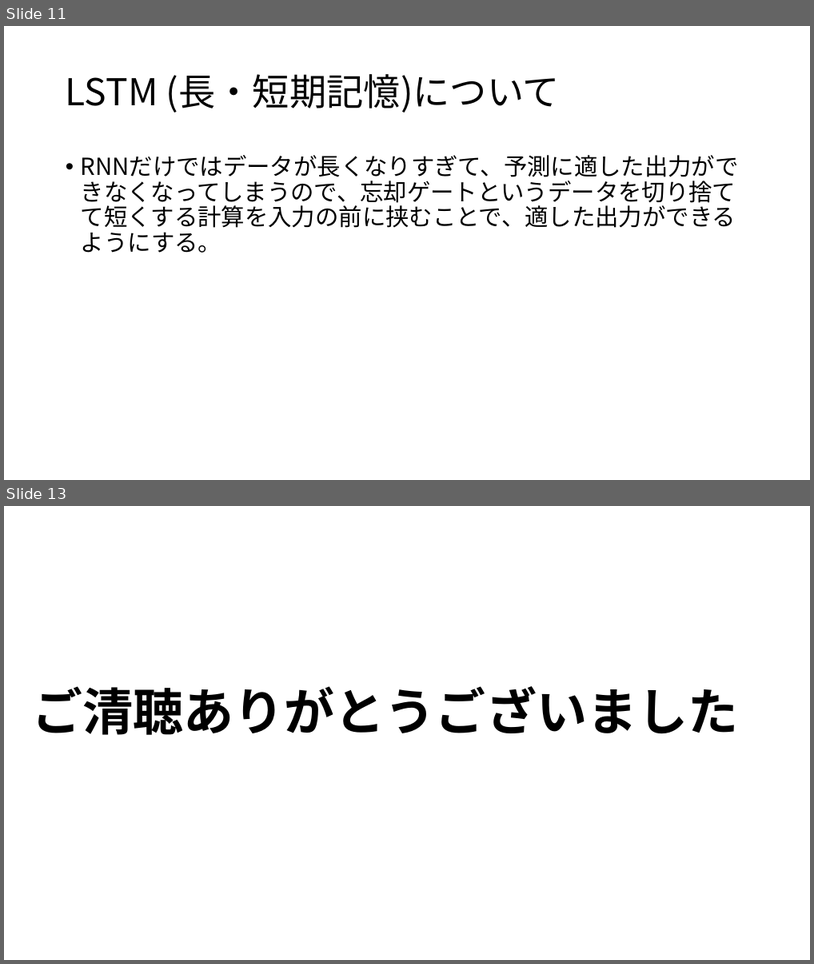
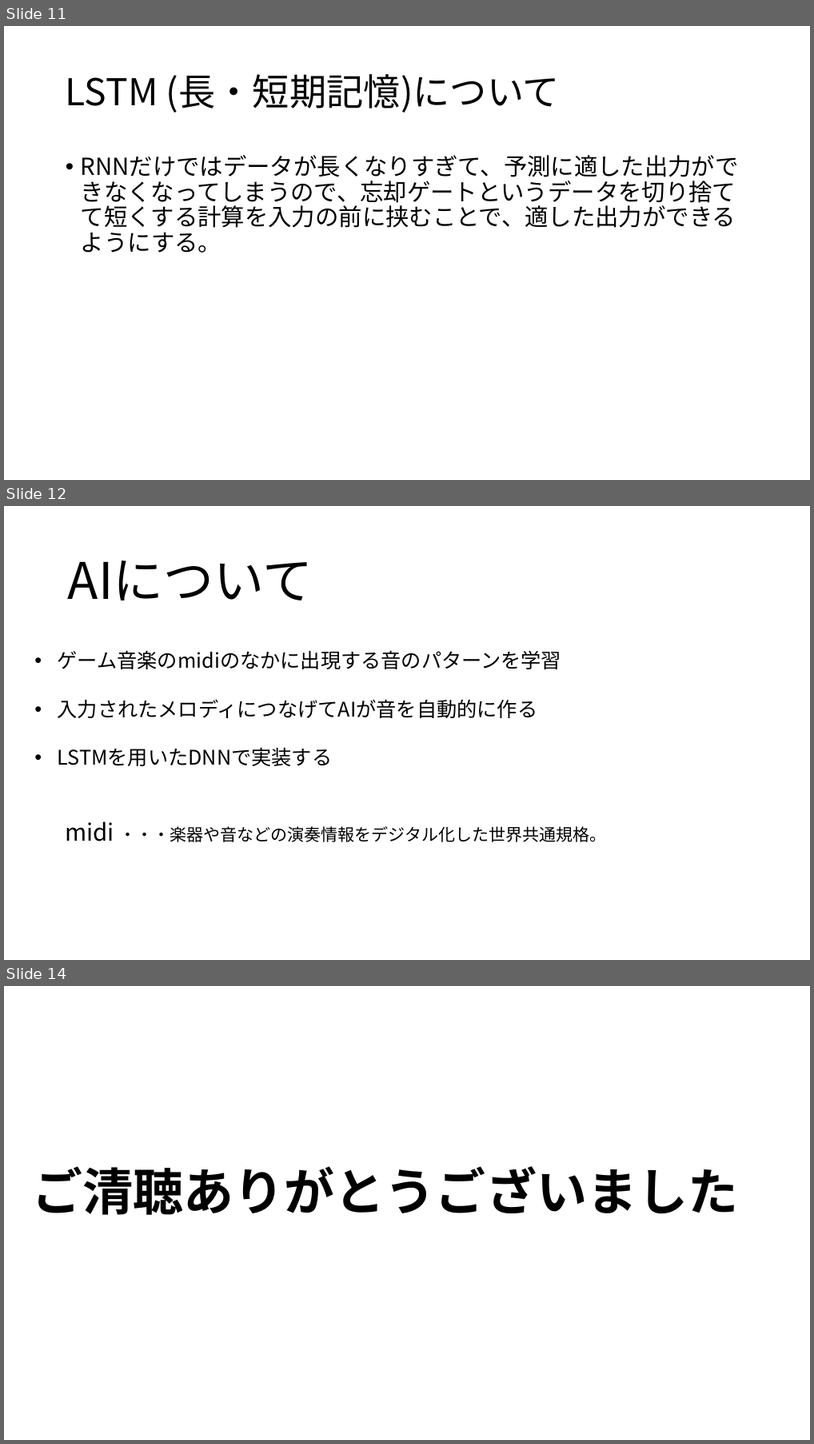
Before and after one commit to yoshitake266/bitComposer_prj, a slide deck: presentation/bit Composer.pptx. Shown one above the other, each under a label of ours: slides 11 and 13 before the commit, slides 11, 12 and 14 after it; the slides between them are not shown. The pictures are 814x964 and 814x1444 pixels, drawn with LibreOffice and Linux fonts; fonts in the diff are those of the drawing. Boxes give left, top, right and bottom in pixels: in the first picture for what was removed or moved away, otherwise in the second. Text is boxed around its words. In the diff, an @@ line names an element or a change of style, - is before the commit and + after.

```diff
--- a/presentation/bit Composer.pptx
+++ b/presentation/bit Composer.pptx
@@ slide 12 added at (4,506,810,960), background #FFFFFF @@
@@ title added at (68,560,314,600), 60 pt, text #000000 @@
+AIについて
@@ text added at (58,650,607,842), 24 pt, text #000000 @@
+• ゲーム音楽のmidiのなかに出現する音のパターンを学習
+• 入力されたメロディにつなげてAIが音を自動的に作る
+• LSTMを用いたDNNで実装する
+  midi ・・・楽器や音などの演奏情報をデジタル化した世界共通規格。
@@ what was slide 13 is now slide 14 @@
```
Also in this commit, not shown: 7 slides changed.
